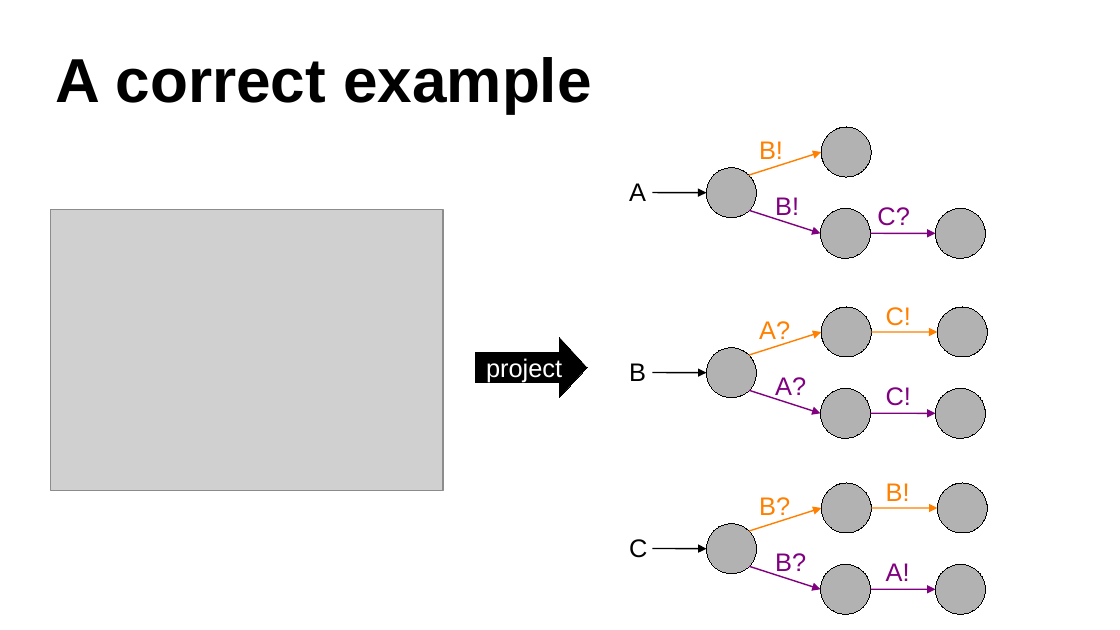
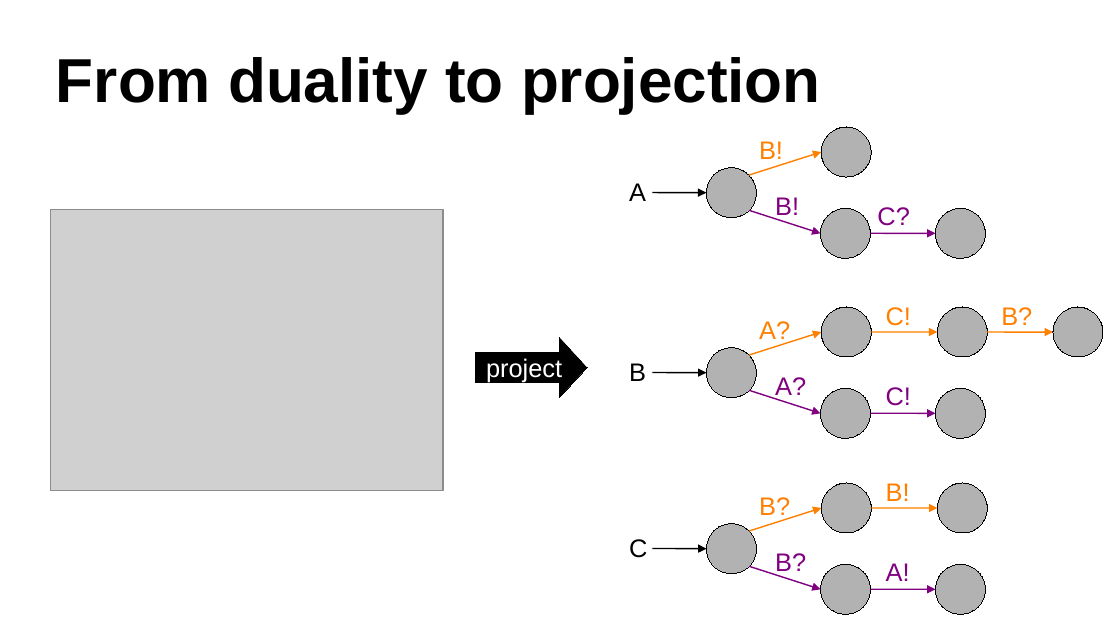
Before and after one commit to dzufferey/presentations, a slide deck: slide 23 of 2020_10_7_MPI_Lightning_Tutorial/McAndMst.odp. Drawn at 1120x630 pixels with LibreOffice and Linux fonts; fonts in the diff are those of the drawing; grey boxes stand for pictures. Boxes give left, top, right and bottom in pixels: in the first picture for what was removed or moved away, otherwise in the second. Text is boxed around its words. In the diff, an @@ line names an element or a change of style, - is before the commit and + after.

```diff
--- a/2020_10_7_MPI_Lightning_Tutorial/McAndMst.odp
+++ b/2020_10_7_MPI_Lightning_Tutorial/McAndMst.odp
@@ title at [56, 57, 821, 113]: text changed @@
-A correct example
+From duality to projection
@@ text added at [1001, 307, 1032, 325], 18 pt, text #FF8000 @@
+B?
@@ ellipse added at [1053, 307, 1103, 357], fill #B2B2B2, outline #000000 0 pt @@
@@ arrow added from (987, 332) to (1054, 332), #FF8000 0.99 pt @@
```
Also in this commit, not shown: 7 other slides changed, 1 other file.
